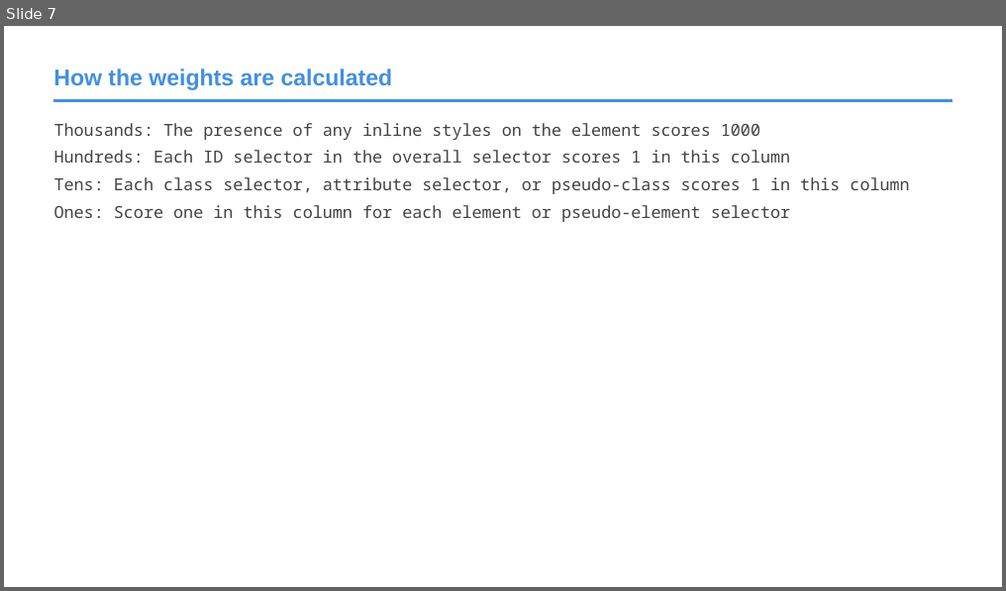
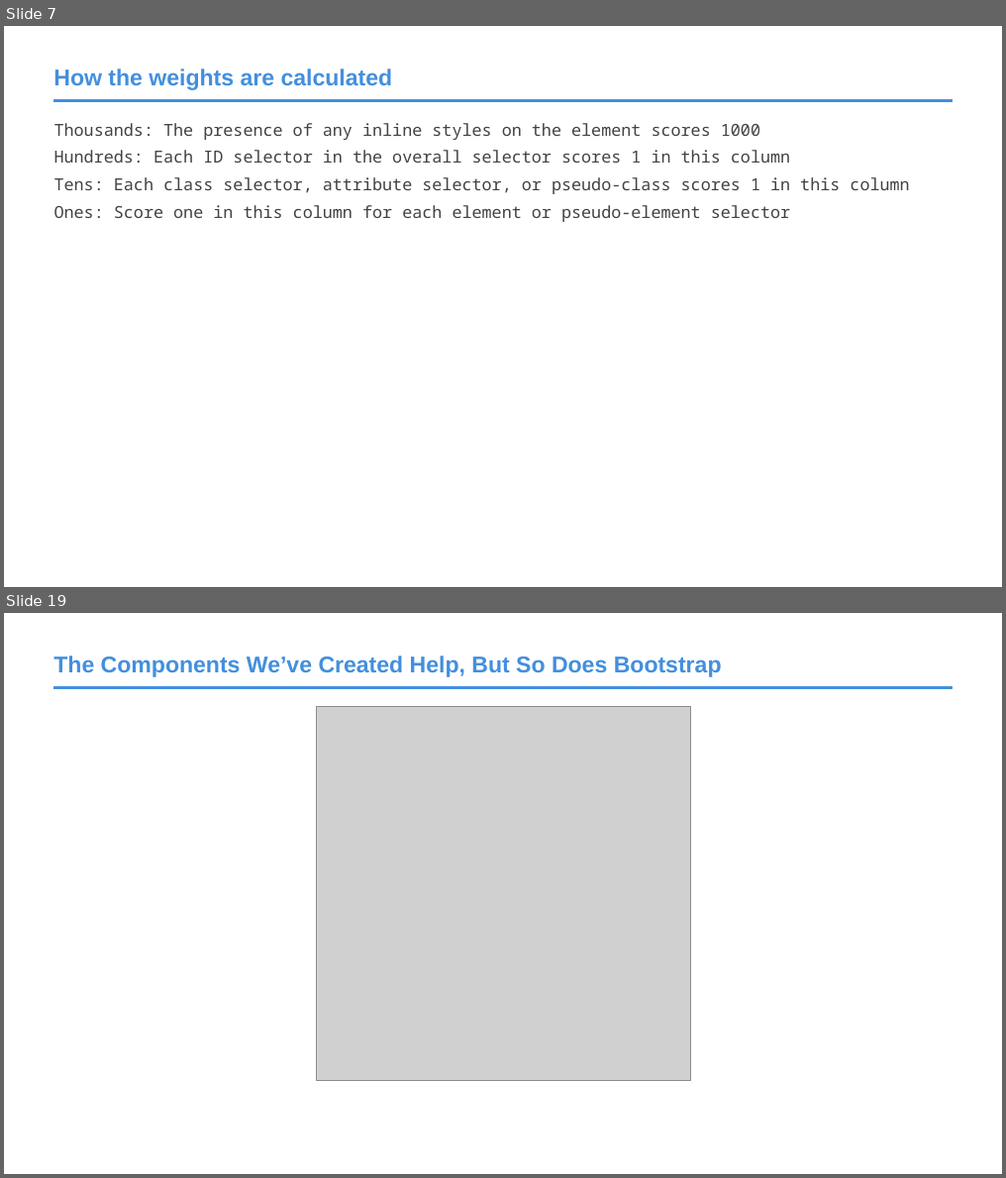
Before and after one commit to roblarsen/rob-larsen-presentations, a slide deck: css-bootstrap.pptx. Shown one above the other, each under a label of ours: slide 7 before the commit, slides 7 and 19 after it; the slides between them are not shown. The pictures are 1006x591 and 1006x1178 pixels, drawn with LibreOffice and Linux fonts; fonts in the diff are those of the drawing; grey boxes stand for pictures; background and template pictures are left out. Boxes give left, top, right and bottom in pixels: in the first picture for what was removed or moved away, otherwise in the second. Text is boxed around its words. In the diff, an @@ line names an element or a change of style, - is before the commit and + after.

```diff
--- a/css-bootstrap.pptx
+++ b/css-bootstrap.pptx
@@ slide 19 added at [4,613,1002,1174], background #FFFFFF; not listed: 1 template element that a slide beside it also shows @@
@@ title added at [54,656,722,677], 22 pt, text #438FDE, bold @@
+The Components We’ve Created Help, But So Does Bootstrap
@@ picture added at [316,707,690,1081] @@
```
Also in this commit, not shown: 4 slides changed, 28 other slides added, 32 slides removed.
